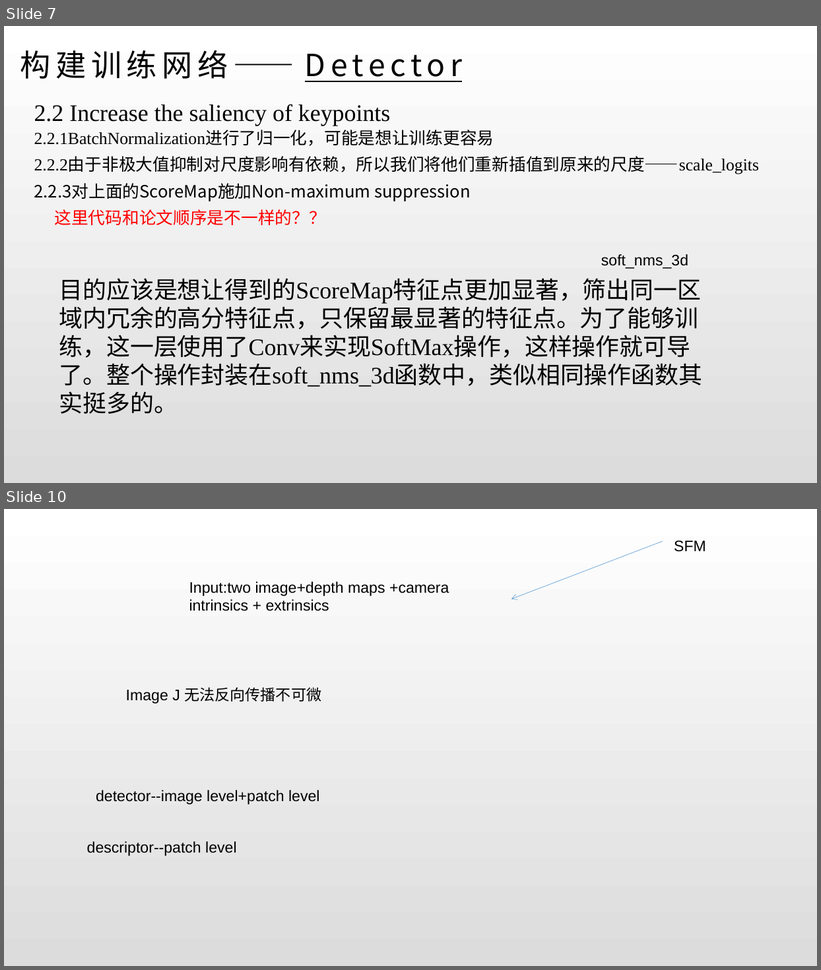
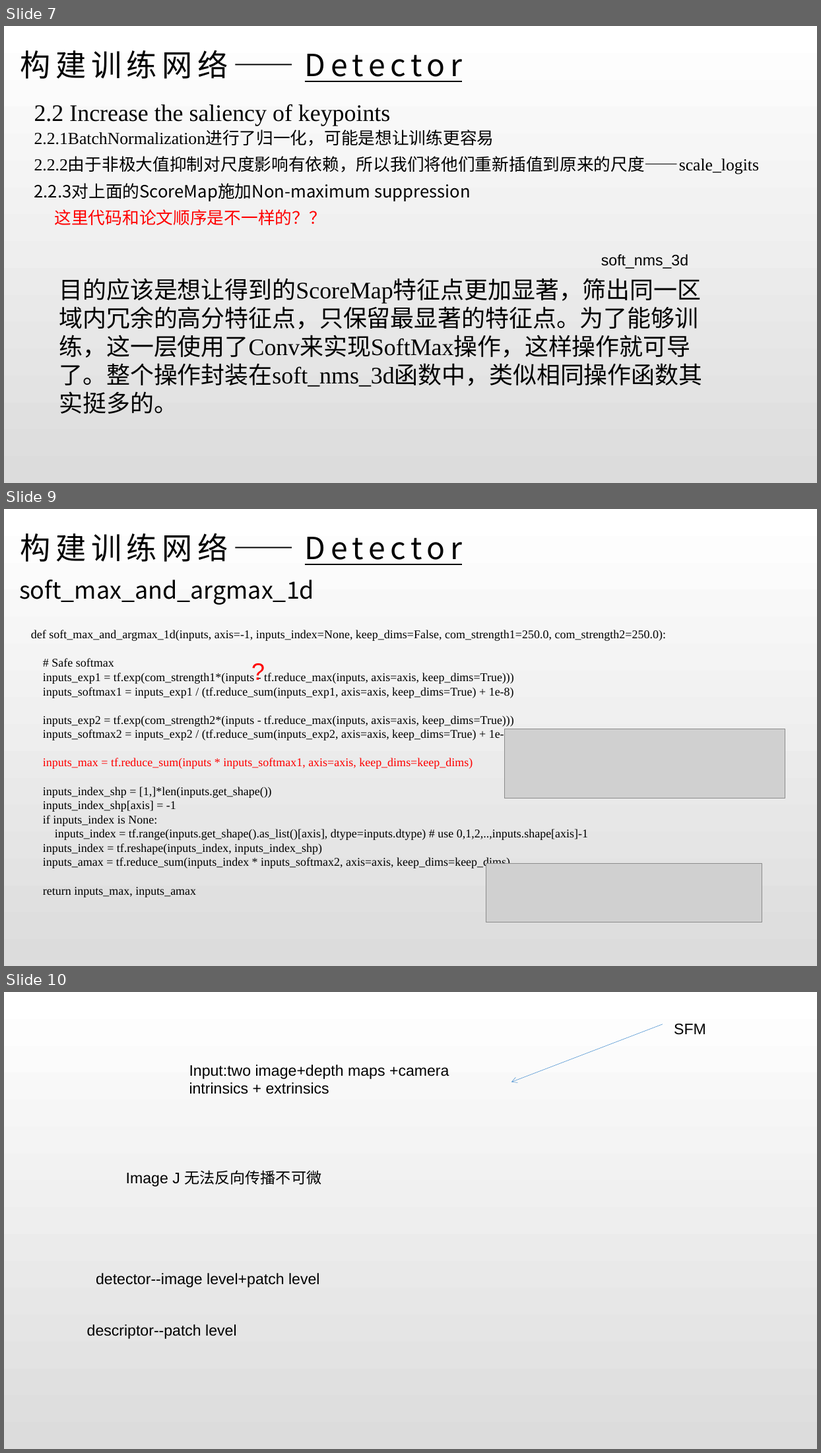
Before and after one commit to iamwangyabin/DeepLD, a slide deck: LF.pptx. Shown one above the other, each under a label of ours: slides 7 and 10 before the commit, slides 7, 9 and 10 after it; the slides between them are not shown. The pictures are 821x970 and 821x1453 pixels, drawn with LibreOffice and Linux fonts; fonts in the diff are those of the drawing; grey boxes stand for pictures. Boxes give left, top, right and bottom in pixels: in the first picture for what was removed or moved away, otherwise in the second. Text is boxed around its words. In the diff, an @@ line names an element or a change of style, - is before the commit and + after.

```diff
--- a/LF.pptx
+++ b/LF.pptx
@@ slide 9 added at [4,509,817,966], background gradient #FFFFFF to #DCDCDC @@
@@ title added at [20,533,228,562], 36 pt, text #000000 @@
+构建训练网络——Detector
@@ text added at [19,580,314,605], 28 pt, text #000000 @@
+soft_max_and_argmax_1d
@@ text added at [31,630,666,898], 14 pt, text #000000 @@
+def soft_max_and_argmax_1d(inputs, axis=-1, inputs_index=None, keep_dims=False, com_strength1=250.0, com_strength2=250.0):
+# Safe softmax
+inputs_exp1 = tf.exp(com_strength1*(inputs - tf.reduce_max(inputs, axis=axis, keep_dims=True)))
+inputs_softmax1 = inputs_exp1 / (tf.reduce_sum(inputs_exp1, axis=axis, keep_dims=True) + 1e-8)
+inputs_exp2 = tf.exp(com_strength2*(inputs - tf.reduce_max(inputs, axis=axis, keep_dims=True)))
+inputs_softmax2 = inputs_exp2 / (tf.reduce_sum(inputs_exp2, axis=axis, keep_dims=True) + 1e-8)
+inputs_max = tf.reduce_sum(inputs * inputs_softmax1, axis=axis, keep_dims=keep_dims)
+inputs_index_shp = [1,]*len(inputs.get_shape())
+inputs_index_shp[axis] = -1
+if inputs_index is None:
+inputs_index = tf.range(inputs.get_shape().as_list()[axis], dtype=inputs.dtype) # use 0,1,2,..,inputs.shape[axis]-1
+inputs_index = tf.reshape(inputs_index, inputs_index_shp)
+inputs_amax = tf.reduce_sum(inputs_index * inputs_softmax2, axis=axis, keep_dims=keep_dims)
+return inputs_max, inputs_amax
@@ text added at [246,654,349,689], 28 pt, text #FF0000 @@
+?
@@ picture added at [505,729,785,798] @@
@@ picture added at [486,864,762,923] @@
```
Also in this commit, not shown: 1 slide changed, 1 slide removed.
